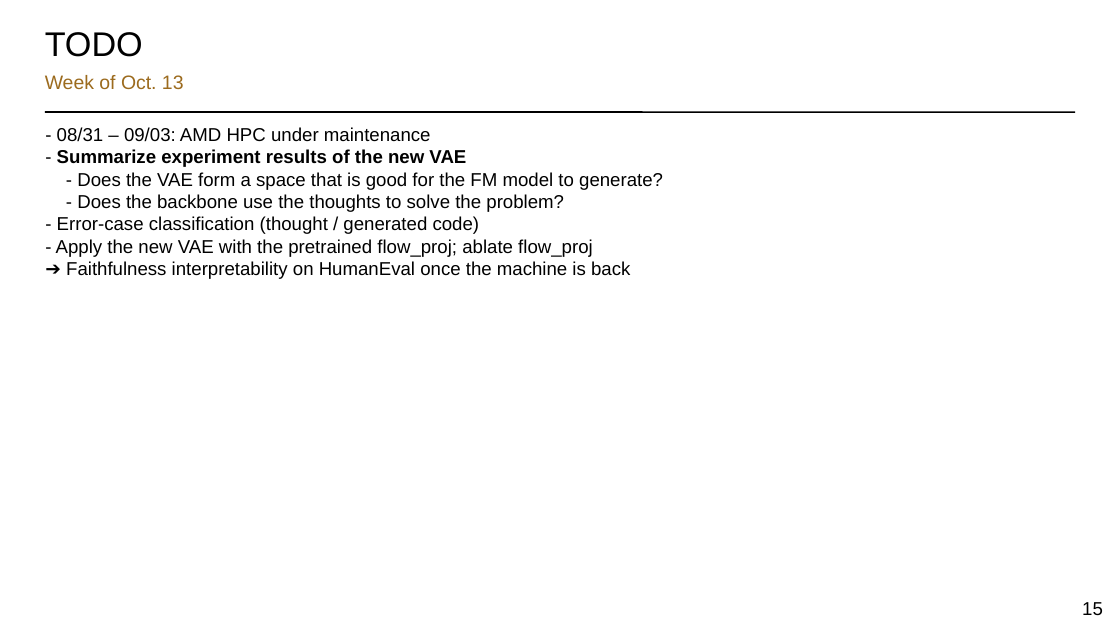
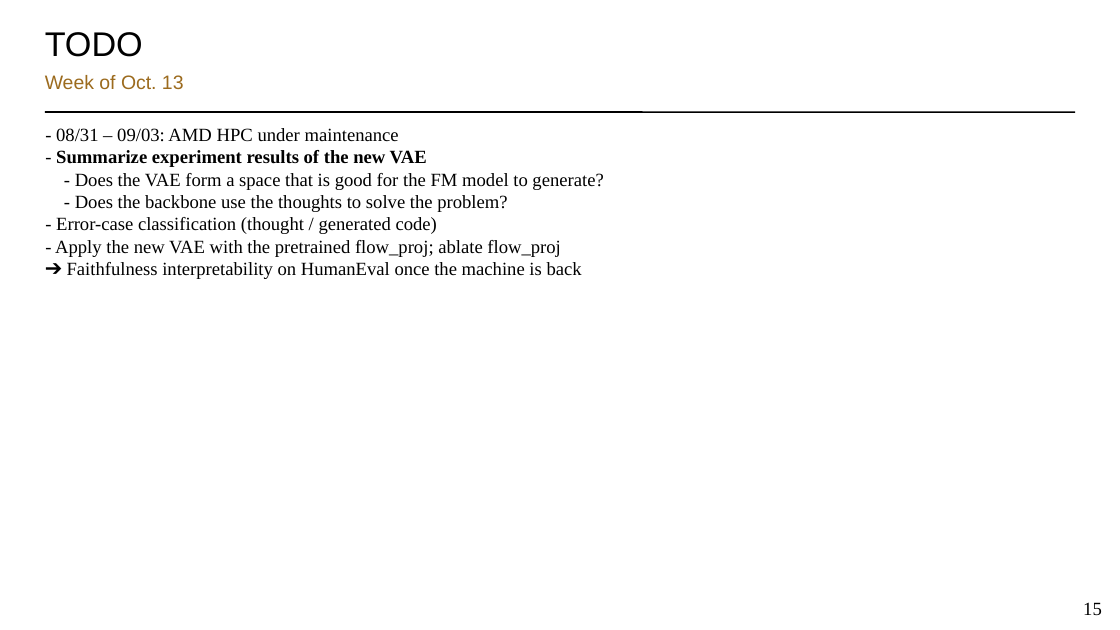
Before and after one commit to torridfish/dotfiles, a slide deck: slide 15 of agents/.agents/skills/research-slides/assets/research-slides-template.pptx. Drawn at 1120x630 pixels with LibreOffice and Linux fonts; fonts in the diff are those of the drawing. Boxes give left, top, right and bottom in pixels: in the first picture for what was removed or moved away, otherwise in the second. Text is boxed around its words. In the diff, an @@ line names an element or a change of style, - is before the commit and + after.

Commit message:
feat(research-slides): add Marp markdown pipeline before the slide-maker rewrite
Snapshot of the skill before it becomes slide-maker: the Marp theme, engine and
slides.sh (KaTeX math, per-slide footnotes, figure rows, table roles, code
blocks), transparent 800-dpi tex2img output, versioned LibreOffice detection,
and the pending deck.js / design-system edits.

```diff
--- a/agents/.agents/skills/research-slides/assets/research-slides-template.pptx
+++ b/agents/.agents/skills/research-slides/assets/research-slides-template.pptx
@@ text "- 08/31 – 09/03: AMD ..." at (55, 128, 603, 279): font Arial to Times New Roman @@
@@ page number at (1083, 602, 1102, 616): font Arial to Times New Roman @@
```
Also in this commit, not shown: 12 other slides changed, 19 other files.
